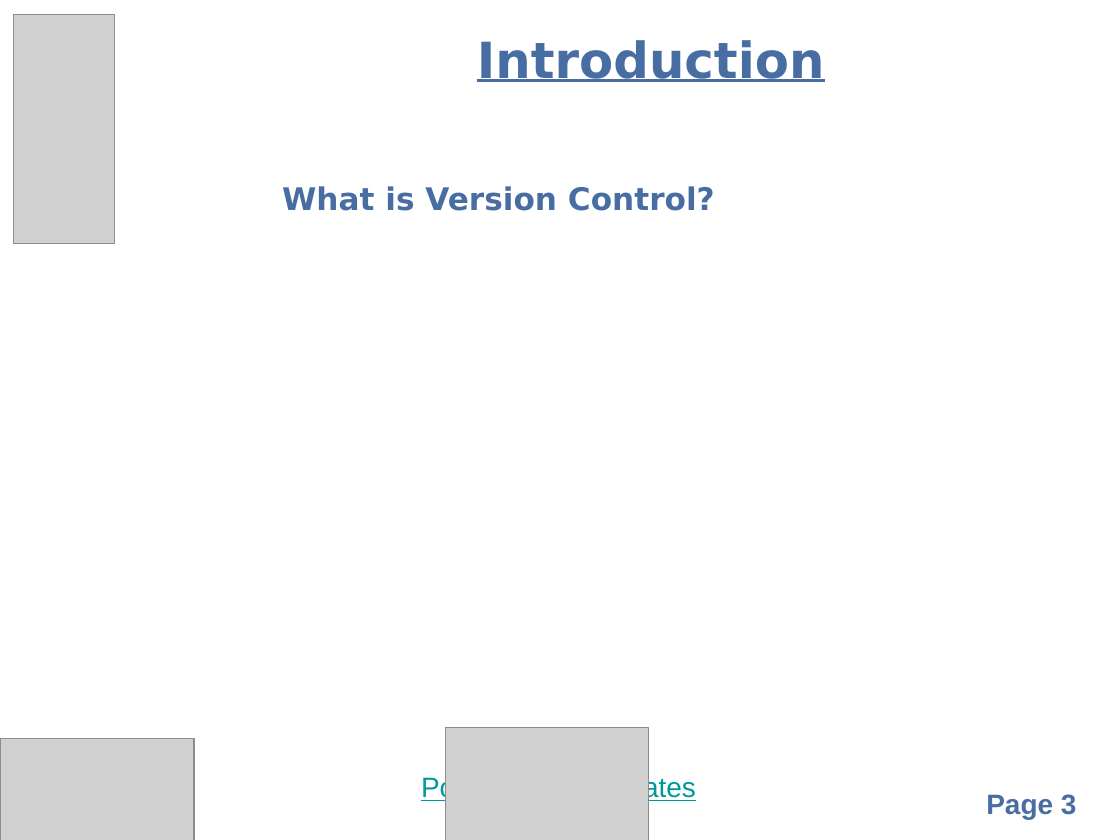
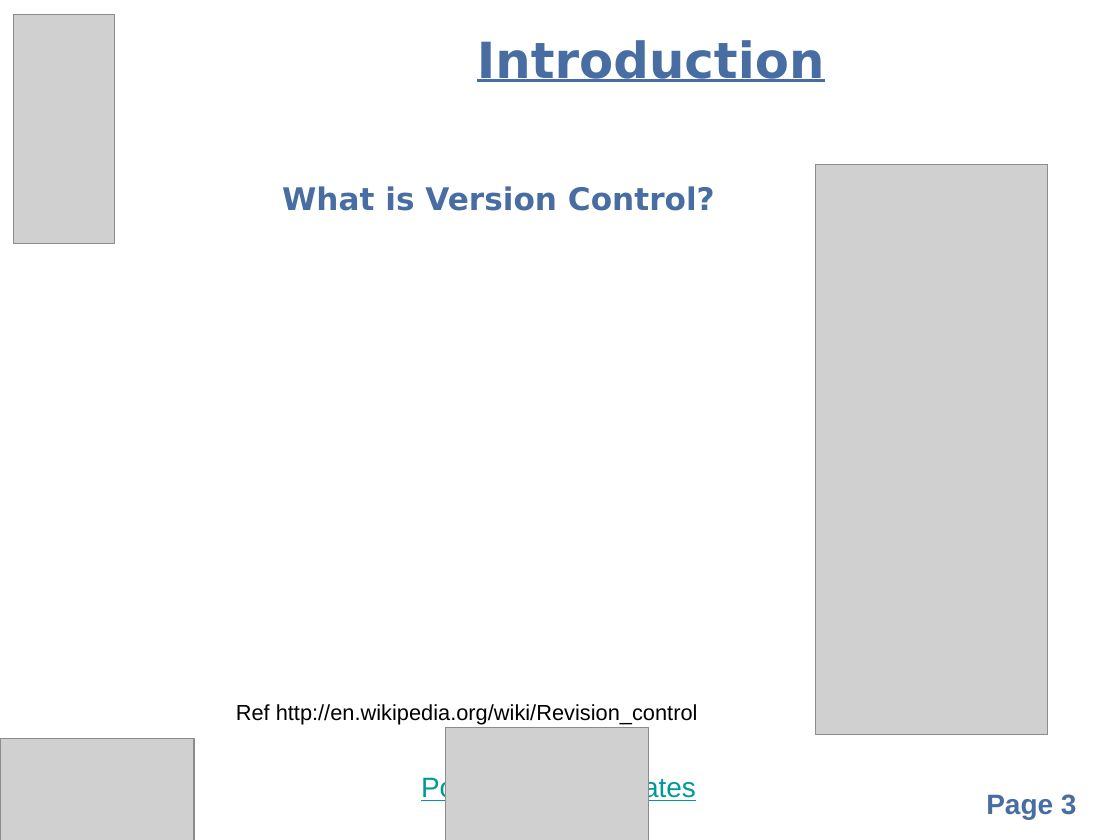
Before and after one commit to balarkrishnan/organizational, a slide deck: slide 3 of GitHub.pptx. Drawn at 1120x840 pixels with LibreOffice and Linux fonts; fonts in the diff are those of the drawing; grey boxes stand for pictures; background and template pictures are left out. Boxes give left, top, right and bottom in pixels: in the first picture for what was removed or moved away, otherwise in the second. Text is boxed around its words. In the diff, an @@ line names an element or a change of style, - is before the commit and + after.

Commit message:
More changes

```diff
--- a/GitHub.pptx
+++ b/GitHub.pptx
@@ picture added at [815,165,1047,735] @@
@@ text added at [236,704,698,725], 14 pt, text #000000 @@
+Ref http://en.wikipedia.org/wiki/Revision_control
```
